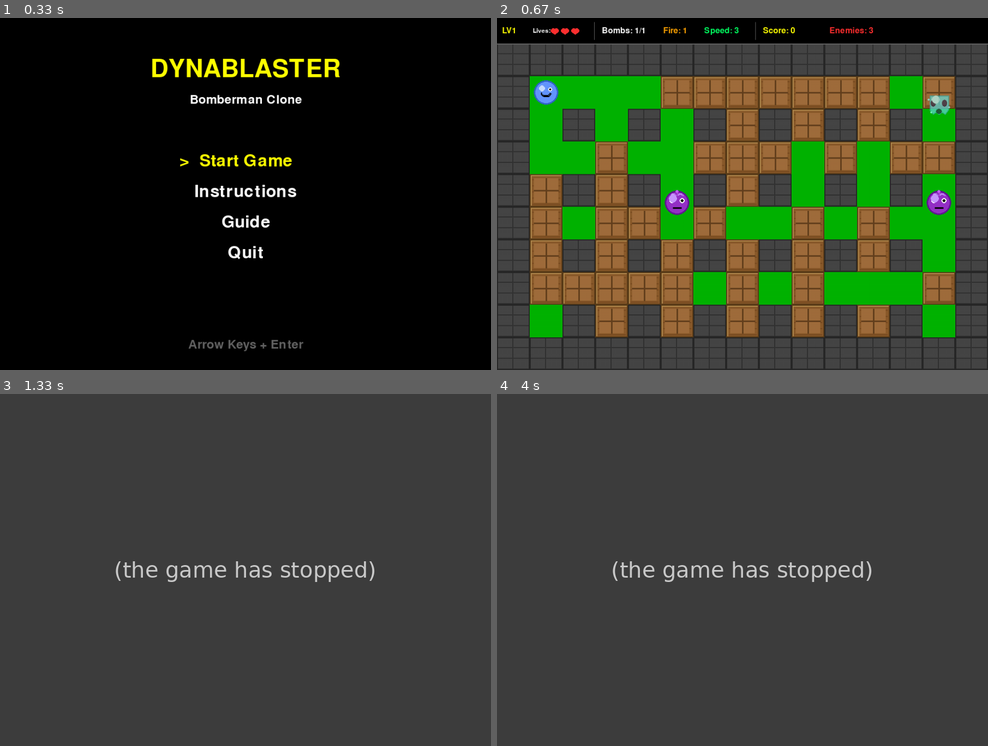
Above: before the commit, frames 1-4 (two rows, left to right).
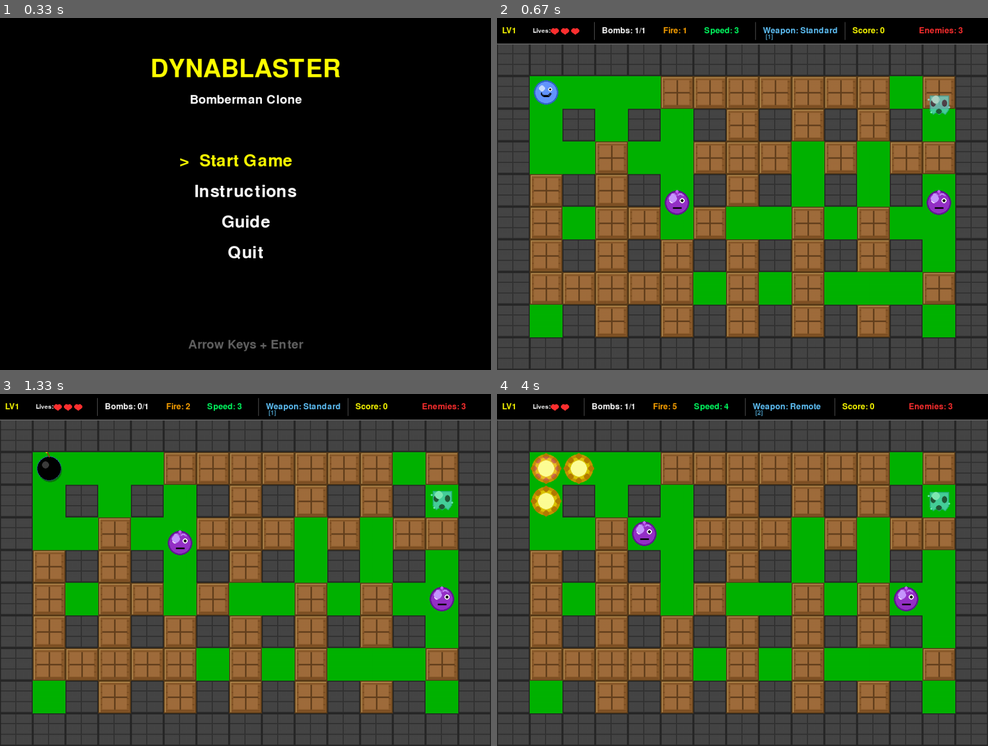
Above: after the commit, the same moments.

Repository: csorbakristof/learning_ai
Game: pygame game, started from PyGameDevTest1/main.py
Two runs of this game, one before a commit and one after it. Both use one fixed random seed, a clock stepped at 60 frames per second and the inputs below.
Inputs:
- Up to frame 1 (0.33 s): no input
- Up to frame 2 (0.67 s): tap Enter at 0.33 s
- Up to frame 3 (1.33 s): tap Space at 0.67 s; hold F from 1 s (still down); hold Up from 1 s (still down)
- Up to frame 4 (4 s): release F at 1.47 s; release Up at 1.47 s; tap 2 at 1.5, 3.82 s; hold 1 1.83-2.3 s; hold Up 1.83-2.3 s; tap 3 at 2.83 s; hold Right 3.17-3.63 s; tap F at 3.23, 3.53, 3.73 s; tap S at 3.32 s; hold Left from 3.67 s (still down)

Frame 1 is identical in both runs. In frame 2, 0.4% of the frame differs, in the area x 54-95%, y 1-7%; in frame 3, 58%; in frame 4, 58%, in the area x 0-100%, y 0-91%.
Error before the commit: NameError: name 'random' is not defined (sprites.py line 667); the game stopped at 0.9 s (later frames are placeholders)

Commit message:
Fixed kick bomb. Many things were missing...

Diff:
--- a/PyGameDevTest1/enums.py
+++ b/PyGameDevTest1/enums.py
@@ -33,6 +33,7 @@
     MOVING = auto()           # Bomb that slides until hitting obstacle
     REMOTE = auto()           # Explodes on command
     TIMED = auto()            # Custom timer length
+    KICK = auto()             # Bomb that can be kicked to slide
     LANDMINE = auto()         # Explodes when enemy steps on it
     PENETRATING = auto()      # Explosion passes through soft blocks
     DIRECTIONAL = auto()      # Explodes in one direction only
--- a/PyGameDevTest1/main.py
+++ b/PyGameDevTest1/main.py
@@ -5,7 +5,9 @@
 import pygame
 import random
 from config import *
+from enums import WeaponType
 from sprites import Wall, SoftBlock, Player, Bomb, Explosion, Enemy, FastEnemy, SmartEnemy, PowerUp, WallBreakerEnemy, TankEnemy, BombLayerEnemy, GhostEnemy, SplitterEnemy
+from behaviors import StandardBombBehavior, RemoteBombBehavior, TimeBombBehavior, KickBombBehavior, LandmineBehavior
 from ui import Menu, InstructionsScreen, GuideScreen, PauseMenu, LevelTransitionScreen, draw_hud, draw_game_over_screen, draw_victory_screen
 from levels import get_level, get_total_levels, is_final_level
 
@@ -377,6 +379,18 @@
                             if player.speed < MAX_SPEED:
                                 player.speed += 1
 
+                        # Number keys 1-5: Select weapon
+                        elif event.key == pygame.K_1:
+                            player.current_weapon = WeaponType.STANDARD
+                        elif event.key == pygame.K_2:
+                            player.current_weapon = WeaponType.REMOTE
+                        elif event.key == pygame.K_3:
+                            player.current_weapon = WeaponType.TIMED
+                        elif event.key == pygame.K_4:
+                            player.current_weapon = WeaponType.KICK
+                        elif event.key == pygame.K_5:
+                            player.current_weapon = WeaponType.LANDMINE
+
                     # Game over or victory - restart or return to menu
                     elif game_state['game_over']:
                         if event.key == pygame.K_r:
@@ -489,9 +503,36 @@
                 # Bomb placement with spacebar (only when player is aligned to grid)
                 if keys[pygame.K_SPACE] and not game_state['space_pressed']:
                     player = game_state['player']
-                    if not player.moving and player.bombs_available > 0:
+
+                    # Check if we should trigger remote bombs
+                    has_remote_bombs = any(bomb.weapon_type == WeaponType.REMOTE for bomb in game_state['bombs'])
+
+                    if has_remote_bombs and player.current_weapon == WeaponType.REMOTE:
+                        # Trigger all remote bombs
+                        for bomb in game_state['bombs']:
+                            if bomb.weapon_type == WeaponType.REMOTE:
+                                bomb.weapon_behavior.trigger()
+                        game_state['space_pressed'] = True
+                    elif not player.moving and player.bombs_available > 0:
                         if can_place_bomb(player.grid_x, player.grid_y, game_state['bombs']):
-                            bomb = Bomb(player.grid_x, player.grid_y, player.bomb_range, player)
+                            # Create bomb with selected weapon type
+                            weapon_behavior = None
+                            weapon_type = player.current_weapon
+
+                            if weapon_type == WeaponType.STANDARD:
+                                weapon_behavior = StandardBombBehavior()
+                            elif weapon_type == WeaponType.REMOTE:
+                                weapon_behavior = RemoteBombBehavior()
+                            elif weapon_type == WeaponType.TIMED:
+                                weapon_behavior = TimeBombBehavior(5000)  # 5 second timer
+                            elif weapon_type == WeaponType.KICK:
+                                weapon_behavior = KickBombBehavior()
+                            elif weapon_type == WeaponType.LANDMINE:
+                                weapon_behavior = LandmineBehavior()
+
+                            bomb = Bomb(player.grid_x, player.grid_y, player.bomb_range, player,
+                                      weapon_type=weapon_type, weapon_behavior=weapon_behavior,
+                                      walls_group=game_state['walls'], soft_blocks_group=game_state['soft_blocks'])
                             game_state['bombs'].add(bomb)
                             game_state['all_sprites'].add(bomb)
                             player.bombs_available -= 1
@@ -541,8 +582,9 @@
                             game_state['blocks_destroyed'] += 1
                             game_state['score'] += 10  # 10 points per block
 
-                        # Return bomb to player
-                        bomb.owner.bombs_available += 1
+                        # Return bomb to player (only if owner is player, not enemy)
+                        if hasattr(bomb.owner, 'bombs_available'):
+                            bomb.owner.bombs_available += 1
 
                         # Remove bomb
                         bomb.kill()
--- a/PyGameDevTest1/sprites.py
+++ b/PyGameDevTest1/sprites.py
@@ -2,6 +2,7 @@
 Sprite classes for game objects
 """
 import pygame
+import random
 from config import *
 from assets import get_sprite_cache
 from enums import EnemyType, WallType, WeaponType, PowerUpType, EntityCategory, PassabilityCondition
@@ -9,7 +10,7 @@
     MovementBehavior, RandomMovement, TrackingMovement, WallEatingMovement,
     ExplosionBehavior, CrossExplosion,
     PassabilityRule, AlwaysBlockRule, EntityTypeRule,
-    WeaponBehavior, StandardBombBehavior
+    WeaponBehavior, StandardBombBehavior, RemoteBombBehavior, TimeBombBehavior, KickBombBehavior, LandmineBehavior
 )
 
 
@@ -34,6 +35,16 @@
         self.bomb_range = INITIAL_BOMB_RANGE
         self.speed = PLAYER_SPEED
         self.bombs_available = self.max_bombs
+
+        # Weapon selection
+        self.current_weapon = WeaponType.STANDARD
+        self.weapon_names = {
+            WeaponType.STANDARD: "Standard",
+            WeaponType.REMOTE: "Remote",
+            WeaponType.TIMED: "Time Bomb",
+            WeaponType.KICK: "Kick Bomb",
+            WeaponType.LANDMINE: "Landmine"
+        }
 
         # Special abilities (for future extensions)
         self.can_pass_bombs = False
@@ -87,6 +98,14 @@
         # Calculate target grid position
         new_grid_x = self.grid_x + dx
         new_grid_y = self.grid_y + dy
+
+        # Check for kick bombs first
+        for bomb in self.bombs:
+            if bomb.grid_x == new_grid_x and bomb.grid_y == new_grid_y:
+                # If it's a kick bomb and not already sliding, kick it
+                if bomb.weapon_type == WeaponType.KICK and not bomb.sliding:
+                    bomb.kick((dx, dy))
+                    return  # Don't move player, just kick the bomb
 
         # Check if target position is valid (not blocked)
         if self.is_position_blocked(new_grid_x, new_grid_y):
@@ -234,7 +253,7 @@
 class Bomb(pygame.sprite.Sprite):
     """Bomb that explodes after a timer"""
 
-    def __init__(self, grid_x, grid_y, bomb_range, owner, weapon_type=None, weapon_behavior=None, explosion_behavior=None):
+    def __init__(self, grid_x, grid_y, bomb_range, owner, weapon_type=None, weapon_behavior=None, explosion_behavior=None, walls_group=None, soft_blocks_group=None):
         super().__init__()
 
         # Type classification for extensibility
@@ -250,6 +269,10 @@
         self.bomb_range = bomb_range
         self.owner = owner  # Reference to player who placed it
 
+        # References for collision detection (used by kick bombs)
+        self.walls = walls_group
+        self.soft_blocks = soft_blocks_group
+
         # Timer
         self.placed_time = pygame.time.get_ticks()
         self.timer = BOMB_TIMER
@@ -265,6 +288,13 @@
         self.rect.y = grid_y * TILE_SIZE + HEADER_HEIGHT
 
         self.exploded = False
+
+        # Sliding state for kick bombs
+        self.sliding = False
+        self.slide_direction = None
+        self.slide_speed = 4  # Pixels per frame
+        self.target_grid_x = grid_x
+        self.target_grid_y = grid_y
 
         # Call behavior initialization
         self.weapon_behavior.on_place(self)
@@ -280,6 +310,10 @@
             pulse_value = (current_time % 500) / 500.0  # Pulse every 500ms
             self.image = self.sprite_cache.get_bomb_frame(pulse_value)
 
+        # Handle sliding for kick bombs
+        if self.sliding and self.slide_direction:
+            self._update_sliding()
+
         # Call behavior update
         self.weapon_behavior.on_update(self)
 
@@ -288,6 +322,73 @@
             self.exploded = True
         elif self.weapon_behavior.should_explode(self):
             self.exploded = True
+
+    def _update_sliding(self):
+        """Handle sliding movement for kick bombs"""
+        dx, dy = self.slide_direction
+
+        # Calculate target position
+        target_x = self.target_grid_x * TILE_SIZE
+        target_y = self.target_grid_y * TILE_SIZE + HEADER_HEIGHT
+
+        # Move towards target
+        if self.rect.x < target_x:
+            self.rect.x = min(self.rect.x + self.slide_speed, target_x)
+        elif self.rect.x > target_x:
+            self.rect.x = max(self.rect.x - self.slide_speed, target_x)
+
+        if self.rect.y < target_y:
+            self.rect.y = min(self.rect.y + self.slide_speed, target_y)
+        elif self.rect.y > target_y:
+            self.rect.y = max(self.rect.y - self.slide_speed, target_y)
+
+        # Check if reached target grid position
+        if self.rect.x == target_x and self.rect.y == target_y:
+            # Update grid position
+            self.grid_x = self.target_grid_x
+            self.grid_y = self.target_grid_y
+
+            # Try to continue sliding to next tile
+            next_grid_x = self.grid_x + dx
+            next_grid_y = self.grid_y + dy
+
+            # Check if next position is blocked
+            if self._can_slide_to(next_grid_x, next_grid_y):
+                self.target_grid_x = next_grid_x
+                self.target_grid_y = next_grid_y
+            else:
+                # Stop sliding if blocked
+                self.sliding = False
+                self.slide_direction = None
+
+    def _can_slide_to(self, grid_x, grid_y):
+        """Check if bomb can slide to a grid position"""
+        # Check bounds
+        if grid_x < 0 or grid_x >= GRID_WIDTH or grid_y < 0 or grid_y >= GRID_HEIGHT:
+            return False
+
+        # Check for walls
+        if self.walls:
+            for wall in self.walls:
+                if wall.grid_x == grid_x and wall.grid_y == grid_y:
+                    return False
+
+        # Check for soft blocks
+        if self.soft_blocks:
+            for block in self.soft_blocks:
+                if block.grid_x == grid_x and block.grid_y == grid_y:
+                    return False
+
+        return True
+
+    def kick(self, direction):
+        """Start sliding in a direction"""
+        if hasattr(self.weapon_behavior, 'kick'):
+            self.weapon_behavior.kick(direction)
+            self.sliding = True
+            self.slide_direction = direction
+            self.target_grid_x = self.grid_x + direction[0]
+            self.target_grid_y = self.grid_y + direction[1]
 
     def is_ready_to_explode(self):
         """Check if bomb should explode"""
@@ -627,7 +728,8 @@
             bomb_exists = any(b.grid_x == self.grid_x and b.grid_y == self.grid_y
                             for b in self.game_state['bombs'])
             if not bomb_exists:
-                bomb = Bomb(self.grid_x, self.grid_y, 1, self)  # Range 1, owner is enemy
+                bomb = Bomb(self.grid_x, self.grid_y, 1, self,
+                          walls_group=self.walls, soft_blocks_group=self.soft_blocks)  # Range 1, owner is enemy
                 bomb.timer = 2000  # 2 second timer for enemy bombs
                 self.game_state['bombs'].add(bomb)
                 self.game_state['all_sprites'].add(bomb)
--- a/PyGameDevTest1/ui.py
+++ b/PyGameDevTest1/ui.py
@@ -3,6 +3,7 @@
 """
 import pygame
 from config import *
+from enums import WeaponType
 
 
 class Menu:
@@ -86,8 +87,16 @@
             "",
             "CONTROLS:",
             "  Arrow Keys - Move",
-            "  Spacebar - Place Bomb",
+            "  Spacebar - Place Bomb / Detonate Remote",
+            "  1-5 Keys - Select Weapon",
             "  ESC / P - Pause",
+            "",
+            "WEAPONS:",
+            "  1 - Standard Bomb (3s timer)",
+            "  2 - Remote Bomb (detonate with Space)",
+            "  3 - Time Bomb (5s timer)",
+            "  4 - Kick Bomb (can be kicked)",
+            "  5 - Landmine (invisible, enemy trigger)",
             "",
             "OBJECTIVE:",
             "  Defeat all enemies to win!",
@@ -340,7 +349,30 @@
     speed_rect = speed_text.get_rect(midleft=(x, y))
     screen.blit(speed_text, speed_rect)
     x += 100
-
+    # Separator
+    pygame.draw.line(screen, GRAY, (x, 8), (x, HEADER_HEIGHT - 8), 1)
+    x += 15
+
+    # Current weapon
+    weapon_name = player.weapon_names.get(player.current_weapon, "Unknown")
+    weapon_text = font.render(f"Weapon: {weapon_name}", True, (100, 200, 255))
+    weapon_rect = weapon_text.get_rect(midleft=(x, y))
+    screen.blit(weapon_text, weapon_rect)
+
+    # Show key hint below weapon name
+    weapon_key_map = {
+        WeaponType.STANDARD: "1",
+        WeaponType.REMOTE: "2",
+        WeaponType.TIMED: "3",
+        WeaponType.KICK: "4",
+        WeaponType.LANDMINE: "5"
+    }
+    key_hint = weapon_key_map.get(player.current_weapon, "?")
+    key_hint_text = font_tiny.render(f"[{key_hint}]", True, (80, 160, 200))
+    key_hint_rect = key_hint_text.get_rect(midleft=(x + 5, y + 12))
+    screen.blit(key_hint_text, key_hint_rect)
+
+    x += 160
     # Separator
     pygame.draw.line(screen, GRAY, (x, 8), (x, HEADER_HEIGHT - 8), 1)
     x += 15
Not shown, changed: PyGameDevTest1/prompts.md
Not shown, added: PyGameDevTest1/start.cmd
Not shown, added: PyGameDevTest1/start.ps1
